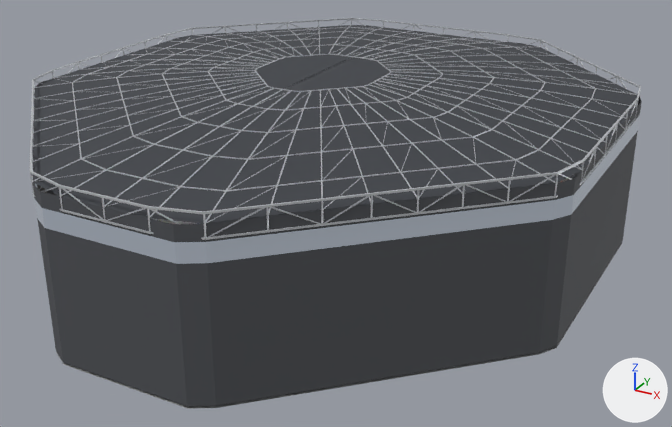
The glTF model cheongna-dome-3d/assets/stadium.glb: old version first, new version second.
The view is the same before and after, from a 50 mm camera at (161.0, -228.0, 150.0) aimed at (9.0, 49.0, 12.0). The axes (+X, +Y, +Z) are drawn at lower right. The lights are the same throughout. The first picture is the older version. Vertices at exactly the same position are counted once.

The first picture shows 'ground_slab', 'roof_panel_E', 'roof_panel_W', 'roof_skin', 'roof_truss', 'shell_wall' and 1 more.
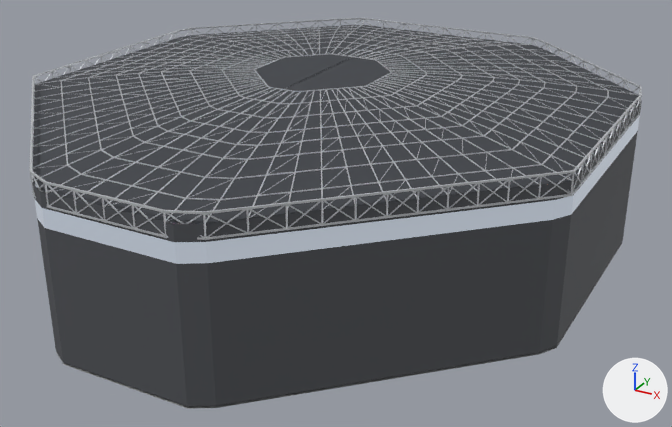
Boxes (x1, y1, x2, y2) around the edits, measured in the pictures (672 x 427 px; the box of a moved part takes in the faces that stretch with it):
'roof_truss', reshaped
    before: (30, 18, 641, 240)
    after: (30, 18, 642, 240)
'roof_panel_W', reshaped
    before: (163, 37, 394, 126)
    after: (162, 37, 394, 126)
part 1 of me_roof_panel_e, moved or reshaped
    before: (429, 86, 473, 95)
    after: (442, 90, 470, 97)
part 2 of me_roof_panel_e, moved or reshaped (not visible afterwards)
    before: (440, 78, 489, 84)
part 3 of me_roof_panel_e, moved or reshaped
    before: (427, 61, 467, 63)
    after: (457, 69, 477, 70)
part 4 of me_roof_panel_e, deleted
    before: (242, 51, 457, 132)
part 5 of me_roof_panel_e, built on
    both: (225, 43, 494, 132)
part 6 of me_roof_panel_w, deleted
    before: (163, 44, 370, 122)
part 7 of me_roof_panel_w, built on
    before: (163, 37, 391, 125)
    after: (162, 37, 391, 125)
part 8 of me_roof_truss, moved or reshaped
    before: (573, 118, 616, 130)
    after: (613, 120, 621, 143)
part 9 of me_roof_truss, deleted
    before: (32, 19, 636, 232)
part 10 of me_roof_truss, built on
    before: (30, 18, 641, 240)
    after: (30, 18, 642, 240)

The change, as a diff of the scene's bpy script:
```diff
--- a/cheongna-dome-3d/assets/stadium.glb.py
+++ b/cheongna-dome-3d/assets/stadium.glb.py
@@ mat_glass_top @@
 mat_glass_top.roughness = 0.12
-mat_glass_top.emission_color = (0.176, 0.194, 0.22)  # grey #747a81
+mat_glass_top.emission_color = (0.32, 0.352, 0.4)  # grey #99a0aa
 mat_glass_top.emission_strength = 1.0
@@ me_roof_panel_e @@
 # used by ob_roof_panel_e; location = (0.0, 0.0, 0.0)
-me_roof_panel_e.from_pydata(...)  # 3182 vertices, 3510 faces; spans x -0.2..55.2, y -9.2..113.7, z 57.1..63.7
+me_roof_panel_e.from_pydata(...)  # 7000 vertices, 7854 faces; spans x -0.2..55.2, y -9.3..113.8, z 57.1..63.7
+# me_roof_panel_e part 1: the loose piece of 8 vertices spanning x 38.7..55.1, y 57.2..59.7, z 61.1..62.8 is scaled about its middle by (0.625, 0.43, 0.684), then moved by (3.1, -1.8, -0.2)
+# me_roof_panel_e part 2: the loose piece of 8 vertices spanning x 38.7..55.2, y 68.1..75.2, z 61.1..62.8 is turned -35.3 degrees about the z axis through its middle and scaled by 0.592, then moved by (3.1, -8.6, -0.2)
+# me_roof_panel_e part 3: the loose piece of 8 vertices spanning x 25.8..37.0, y 85.9..100.4, z 61.1..62.8 is scaled about its middle by (0.783, 0.504, 0.684), then moved by (10.5, -5.8, -0.2)
+# me_roof_panel_e part 4: 171 loose pieces with 1388 vertices, spanning x -0.1..55.1, y -9.2..113.7, z 57.1..63.7, are deleted
+# me_roof_panel_e part 5: 8 vertices moved within x 6.6..37.5, y 14.6..77.4, z 57.1..63.5; 984 vertices removed from x -0.2..55.1, y -9.2..113.7, z 57.1..63.7; 6190 vertices added at x -0.2..55.2, y -9.3..113.8, z 57.1..63.7
+# other edits to the shape of me_roof_panel_e do not show in these pictures
 me_roof_panel_e.materials.append(mat_roof_led)
@@ me_roof_panel_w @@
 # used by ob_roof_panel_w; location = (0.0, 0.0, 0.0)
-me_roof_panel_w.from_pydata(...)  # 3182 vertices, 3510 faces; spans x -55.2..0.2, y -9.2..113.7, z 57.1..63.7
+me_roof_panel_w.from_pydata(...)  # 7000 vertices, 7854 faces; spans x -55.2..0.2, y -9.3..113.8, z 57.1..63.7
+# me_roof_panel_w part 6: 174 loose pieces with 1412 vertices, spanning x -55.2..0.1, y -9.2..95.7, z 57.1..63.7, are deleted
+# me_roof_panel_w part 7: 9 vertices moved within x -37.5..-6.6, y 14.6..77.4, z 57.1..59.5; 961 vertices removed from x -55.1..0.2, y -9.2..113.7, z 57.1..63.7; 6191 vertices added at x -55.2..0.2, y -9.3..113.8, z 57.1..63.7
+# other edits to the shape of me_roof_panel_w do not show in these pictures
 me_roof_panel_w.materials.append(mat_roof_led)
@@ me_roof_truss @@
 # used by ob_roof_truss; location = (0.0, 0.0, 0.0)
-me_roof_truss.from_pydata(...)  # 10304 vertices, 11328 faces; spans x -102.0..102.0, y -62.0..166.0, z 50.0..61.0
+me_roof_truss.from_pydata(...)  # 24668 vertices, 27360 faces; spans x -102.0..102.0, y -62.0..166.0, z 50.0..61.0
+# me_roof_truss part 8: the loose piece of 8 vertices spanning x 88.0..102.0, y 64.0..66.0, z 54.0..57.0 is scaled about its middle by (-7.18e-05, -4.67, 2.79), then moved by (7.0, 1.0, -2.0)
+# me_roof_truss part 9: 540 loose pieces with 4368 vertices, spanning x -102.0..102.0, y -62.0..166.0, z 50.0..61.0, are deleted
+# me_roof_truss part 10: 2 vertices moved within x 0.0, y -45.0, z 57.0; 2553 vertices removed from x -102.0..102.0, y -62.0..166.0, z 50.0..61.0; 21285 vertices added at x -102.0..102.0, y -62.0..166.0, z 50.0..61.0
+# other edits to the shape of me_roof_truss do not show in these pictures
 me_roof_truss.materials.append(mat_truss)
```
